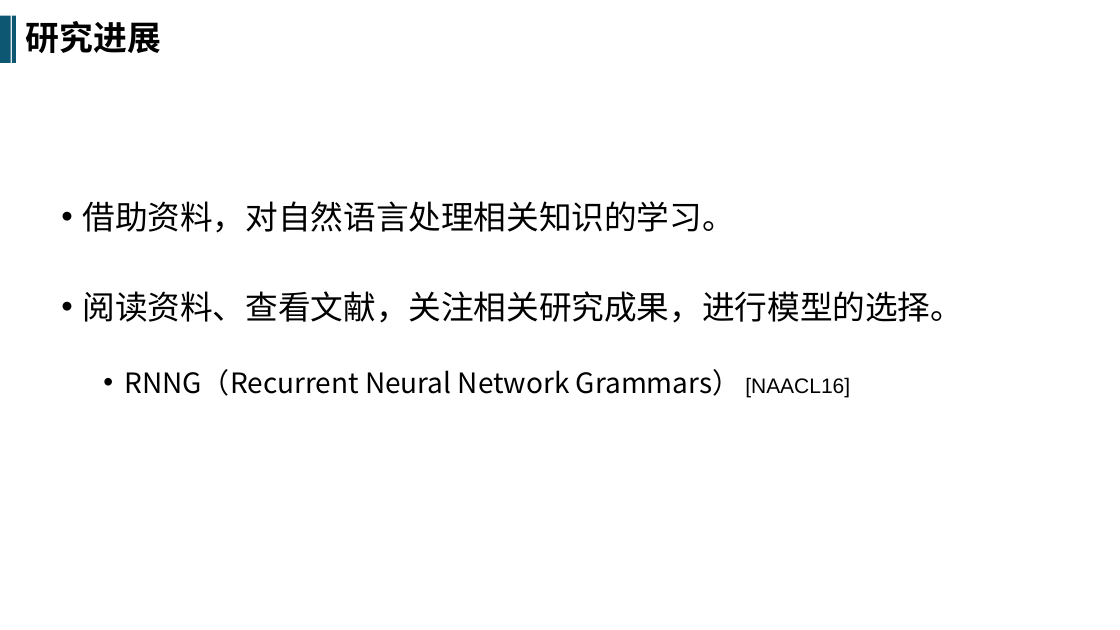
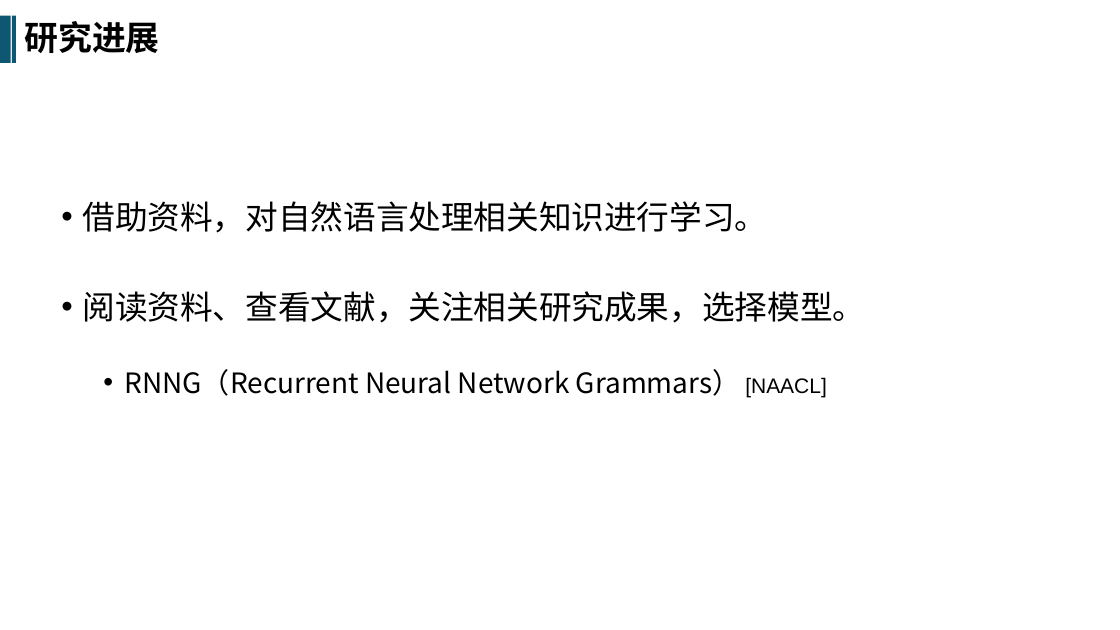
Before and after one commit to SRTPnsxjhw/SRTP, a slide deck: slide 2 of Notes_JHW/中期.pptx. Drawn at 1120x630 pixels with LibreOffice and Linux fonts; fonts in the diff are those of the drawing. Boxes give left, top, right and bottom in pixels: in the first picture for what was removed or moved away, otherwise in the second. Text is boxed around its words. In the diff, an @@ line names an element or a change of style, - is before the commit and + after.

Commit message:
中期

```diff
--- a/Notes_JHW/中期.pptx
+++ b/Notes_JHW/中期.pptx
@@ text at box(82, 201, 865, 397): text changed @@
-• 借助资料，对自然语言处理相关知识的学习。
-• 阅读资料、查看文献，关注相关研究成果，进行模型的选择。
-  • RNNG（Recurrent Neural Network Grammars） [NAACL16]
+• 借助资料，对自然语言处理相关知识进行学习。
+• 阅读资料、查看文献，关注相关研究成果，选择模型。
+  • RNNG（Recurrent Neural Network Grammars） [NAACL]
```
